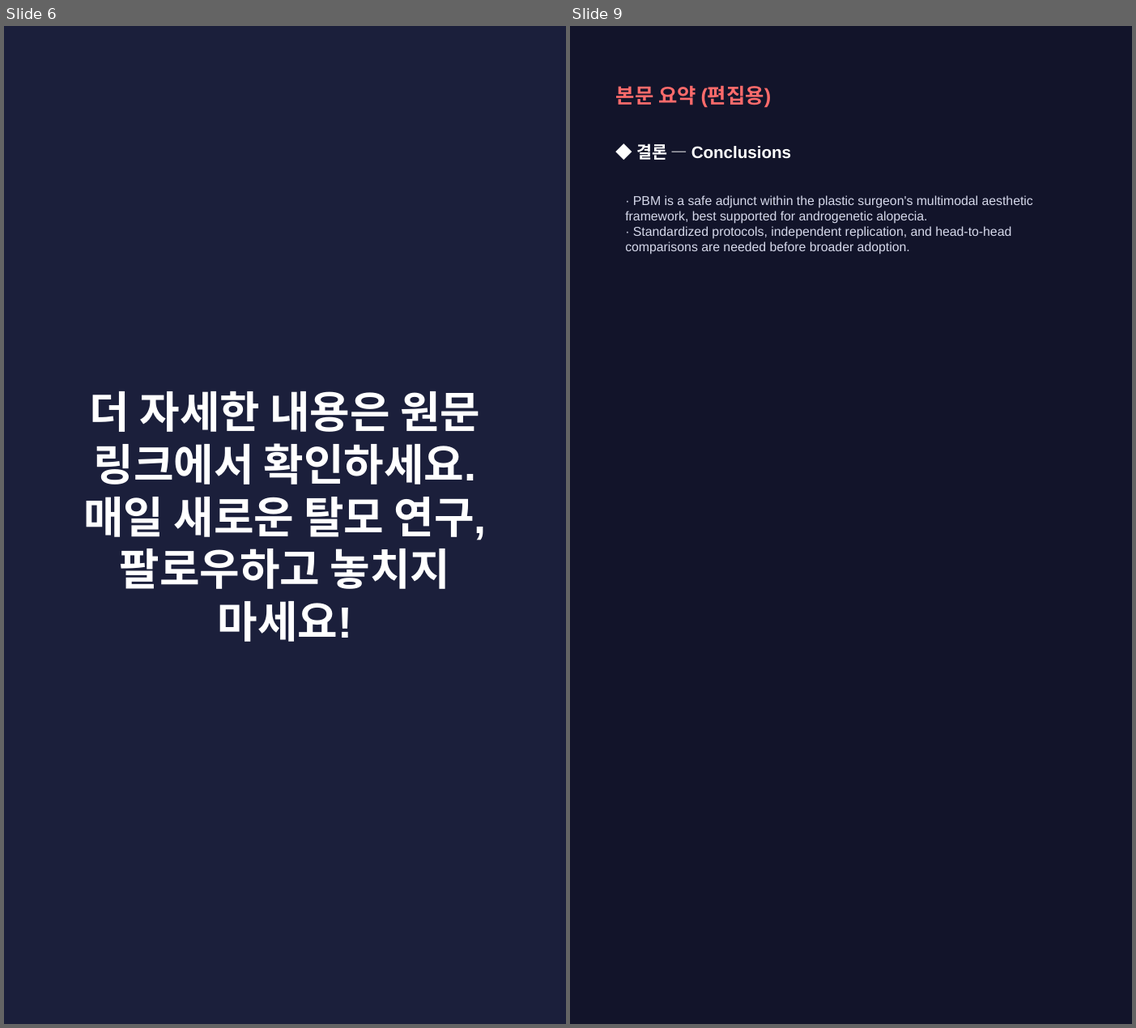
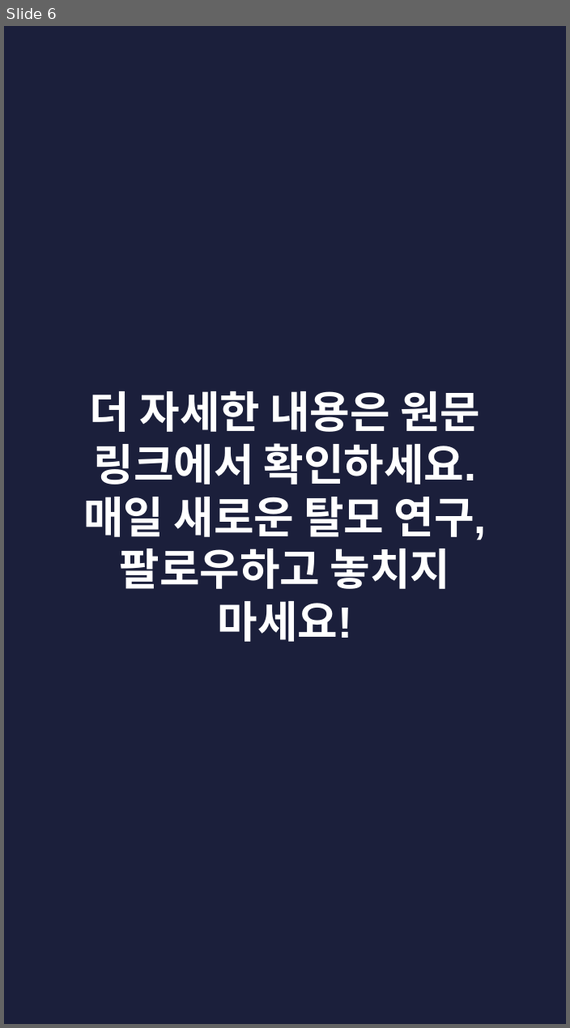
Before and after one commit to hyokang2010-BJ-ANTH/product-builder-test, a slide deck: pwa/data/latest/slides.pptx. Shown side by side, each under a label of ours: slides 6 and 9 before the commit, slide 6 after it; the slides between them are not shown. The pictures are 1136x1028 and 570x1028 pixels, drawn with LibreOffice and Linux fonts; fonts in the diff are those of the drawing. Boxes give left, top, right and bottom in pixels: in the first picture for what was removed or moved away, otherwise in the second. Text is boxed around its words. In the diff, an @@ line names an element or a change of style, - is before the commit and + after.

```diff
--- a/pwa/data/latest/slides.pptx
+++ b/pwa/data/latest/slides.pptx
@@ slide 9 removed at <box>570,26,1132,1024</box>, background #12142A @@
@@ text removed at <box>616,85,772,108</box> @@
-본문 요약 (편집용)
@@ text removed at <box>636,143,791,160</box> @@
-◆ 결론 — Conclusions
@@ text removed at <box>625,195,1033,254</box> @@
-· PBM is a safe adjunct within the plastic surgeon's multimodal aesthetic framework, best supported for androgenetic alopecia.
-· Standardized protocols, independent replication, and head-to-head comparisons are needed before broader adoption.
```
Also in this commit, not shown: 2 slides changed, 4 slides added, 5 other slides removed, 26 other files.
